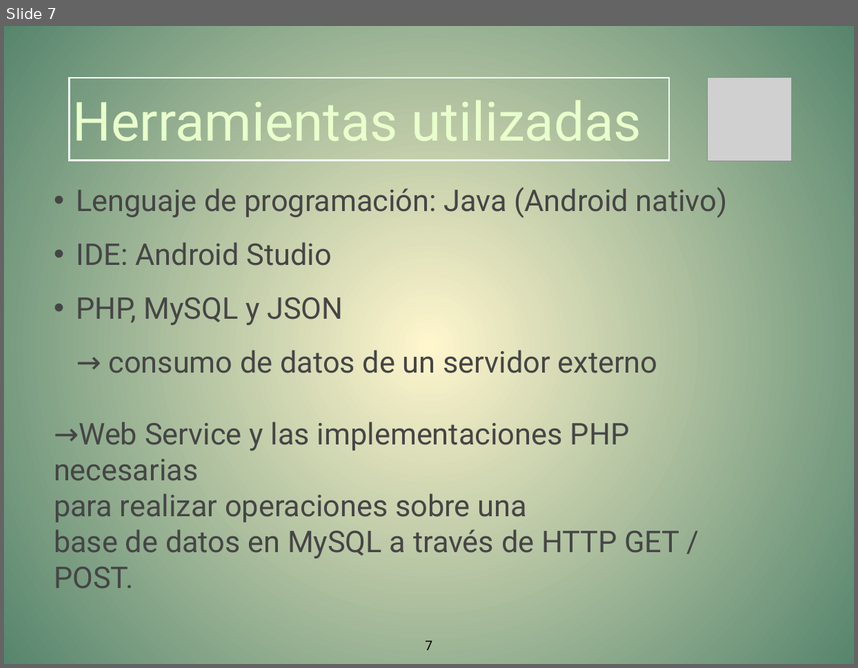
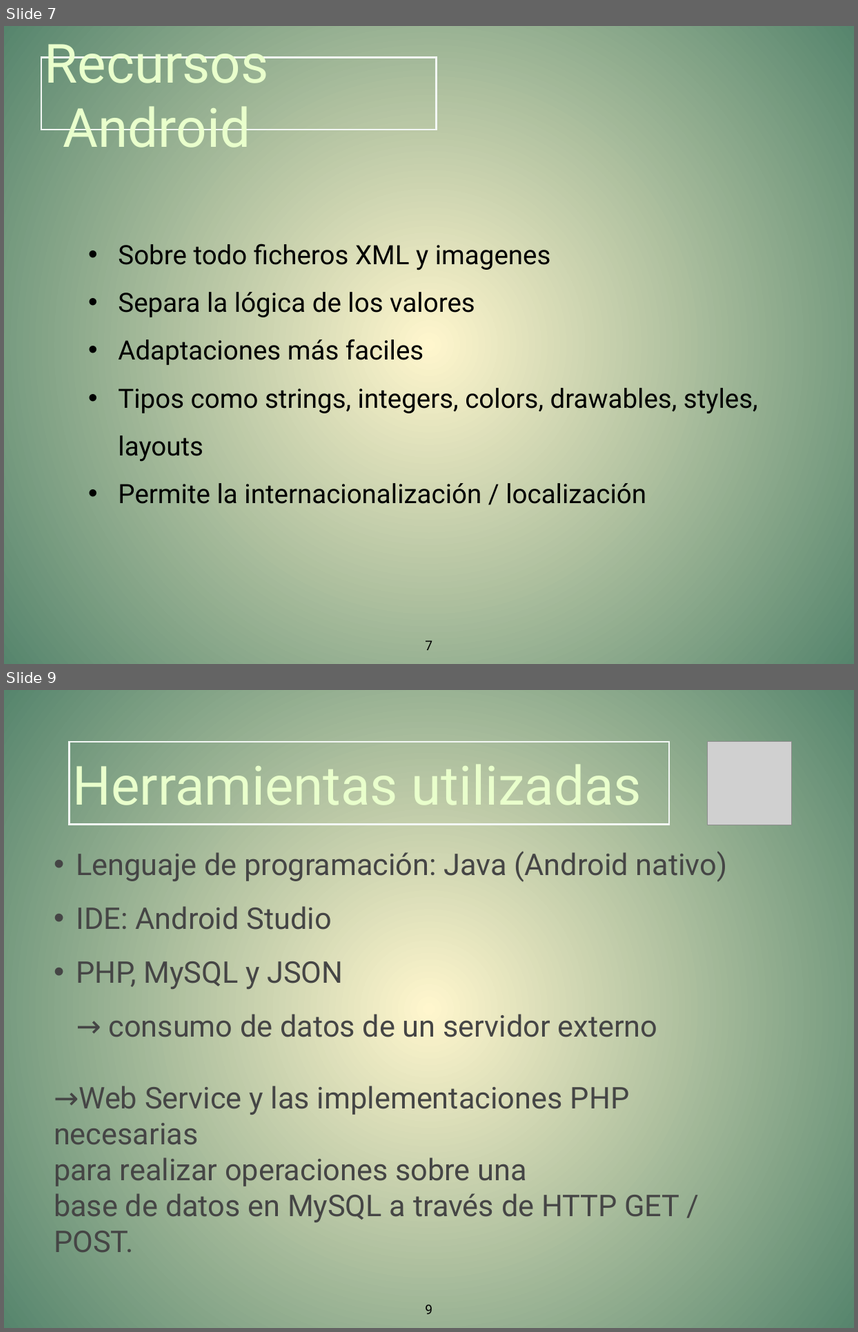
Before and after one commit to todeit02/GarageSale, a slide deck: Presentacion/PresentacionCMppt_2.pptx. Shown one above the other, each under a label of ours: slide 7 before the commit, slides 7 and 9 after it; the slides between them are not shown. The pictures are 858x668 and 858x1332 pixels, drawn with LibreOffice and Linux fonts; fonts in the diff are those of the drawing; grey boxes stand for pictures. Boxes give left, top, right and bottom in pixels: in the first picture for what was removed or moved away, otherwise in the second. Text is boxed around its words. In the diff, an @@ line names an element or a change of style, - is before the commit and + after.

```diff
--- a/Presentacion/PresentacionCMppt_2.pptx
+++ b/Presentacion/PresentacionCMppt_2.pptx
@@ slide 7 added at bbox=[4, 26, 854, 664], background gradient #FFF6CD to #56856D @@
@@ rectangle added at bbox=[41, 57, 436, 129], outline #F3F7F5 2 pt, 65 pt, text #E9FFCC @@
+Recursos Android
@@ text added at bbox=[118, 243, 758, 503], 32 pt, text #000000 @@
+• Sobre todo ficheros XML y imagenes
+• Separa la lógica de los valores
+• Adaptaciones más faciles
+• Tipos como strings, integers, colors, drawables, styles, layouts
+• Permite la internacionalización / localización
@@ page number added at bbox=[425, 640, 432, 650], 16 pt, text #000000 @@
+7
@@ what was slide 7 is now slide 9 @@
@@ page number at bbox=[425, 1304, 432, 1314]: text changed @@
-7
+9
```
Also in this commit, not shown: 10 slides changed, 2 other slides added.
